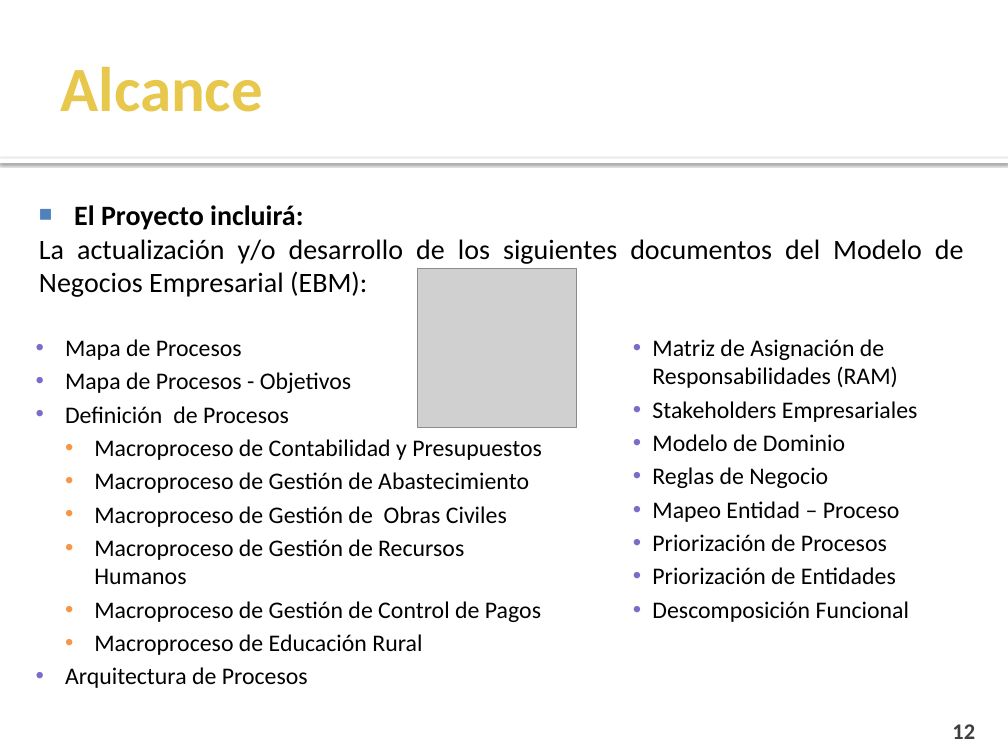
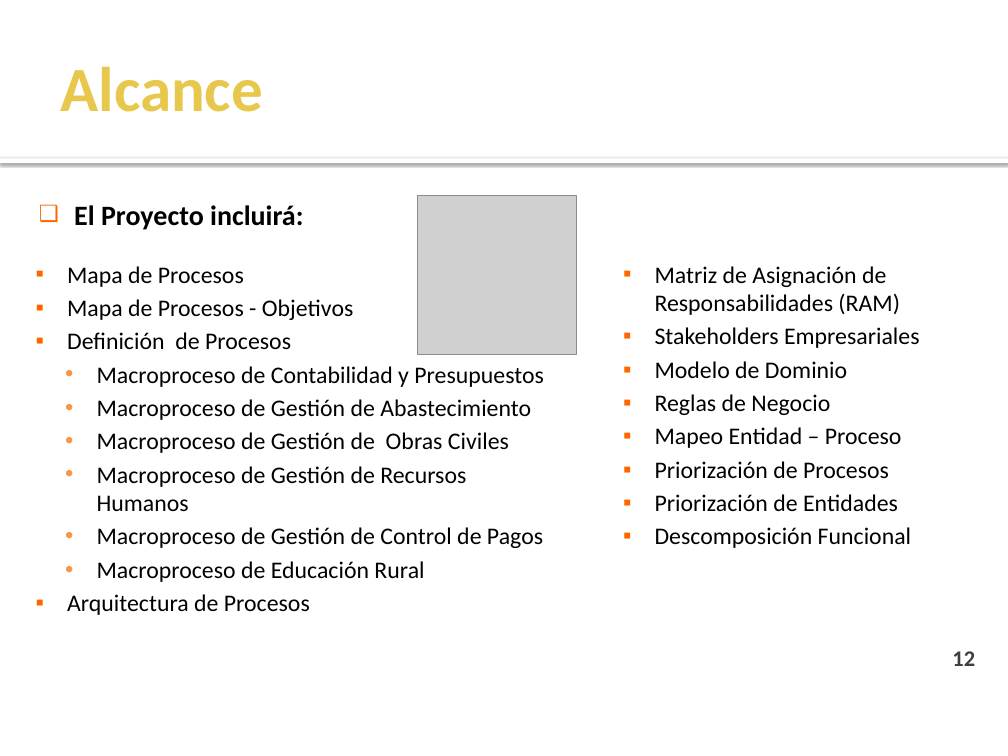
Before and after one commit to cms/proyecto-fya, a slide deck: slide 12 of Presentacion Final Ciclo 2011-1/Presentación Semana 17.pptx. Drawn at 1008x756 pixels with LibreOffice and Linux fonts; fonts in the diff are those of the drawing; grey boxes stand for pictures; background and template pictures are left out. Boxes give left, top, right and bottom in pixels: in the first picture for what was removed or moved away, otherwise in the second. Text is boxed around its words. In the diff, an @@ line names an element or a change of style, - is before the commit and + after.

```diff
--- a/Presentacion Final Ciclo 2011-1/Presentación Semana 17.pptx
+++ b/Presentacion Final Ciclo 2011-1/Presentación Semana 17.pptx
@@ text "El Proyecto incluirá:" at bbox=[74, 205, 303, 230]: bullet ■ to ❑; bullet colour #4F81BD to #FF6600 @@
@@ text at bbox=[39, 239, 964, 297]: paragraph removed @@
-La actualización y/o desarrollo de los siguientes documentos del Modelo de Negocios Empresarial (EBM):
@@ text "Mapa de Procesos" at bbox=[67, 266, 544, 615]: bullet • to ▪; bullet colour #7E6BC9 to #FF6600; indent changed @@
@@ text "Matriz de Asignación de Responsabilidades ..." at bbox=[655, 266, 920, 548]: bullet • to ▪; bullet colour #7E6BC9 to #FF6600 @@
@@ 2 texts, 1 picture, 1 page number: place and size @@
-2 texts, 1 picture, 1 page number at bbox=[65, 269, 975, 739]
+2 texts, 1 picture, 1 page number at bbox=[67, 196, 975, 666]
```
Also in this commit, not shown: 12 other slides changed.
